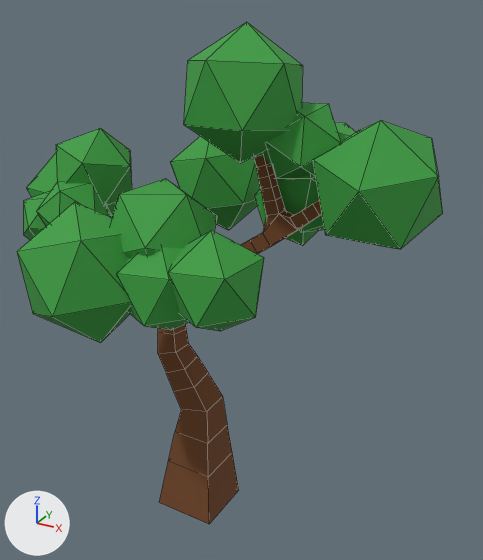
An edit to the FBX model Assets/Models/tree1-1.fbx, drawn before and after from the same camera.
Before and after are seen from a 50 mm lens placed at (1.2, -1.81, 1.91), pointed at (-0.16, 0.65, 0.68). The lights are fixed; the arrows at lower left show +X, +Y and +Z. Mesh edges are drawn as thin lines. Where no turn or scale is listed for an object, it has been applied to the vertices.
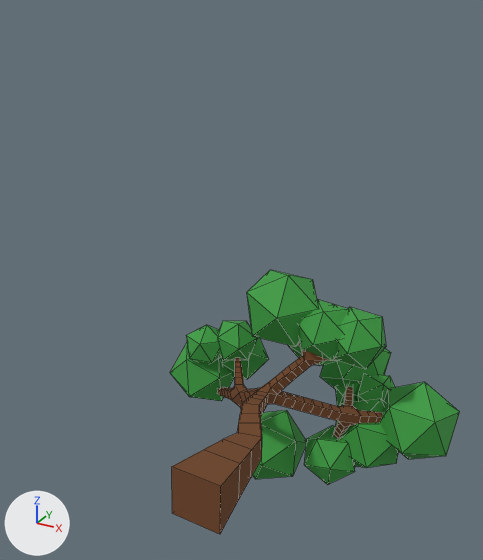
The edits, one by one:
me_cube_001 has 378 vertices, 384 faces and spans x -0.59..0.53, y -0.02..1.65, z -0.49..0.32.
me_cube_001 is used by ob_cube; location (0.0, 0.0, 0.0); rotation (1.571, 0.0, 0.0), in degrees (90, 0, 0).
me_cube_001 part 1: a new loose piece, an icosphere of 20 faces spanning x 0.12..0.41, y 0.95..1.28, z 0.13..0.41, in mat_green1 (green #399c3f).
me_cube_001 part 2: a new loose piece, an icosphere of 20 faces spanning x -0.37..0.06, y 0.88..1.3, z 0.14..0.57, in mat_green1 (green #399c3f).
me_cube_001 part 3: a new loose piece, an icosphere of 20 faces spanning x -0.6..-0.35, y 1.04..1.26, z -0.08..0.17, in mat_green1 (green #399c3f).
me_cube_001 part 4: a new loose piece, an icosphere of 20 faces spanning x -0.85..-0.5, y 0.94..1.33, z -0.4..-0.02, in mat_green1 (green #399c3f).
me_cube_001 part 5: a new loose piece, an icosphere of 20 faces spanning x -0.42..-0.05, y 0.94..1.38, z -0.81..-0.4, in mat_green1 (green #399c3f).
me_cube_001 part 6: a new loose piece, an icosphere of 20 faces spanning x 0.0..0.31, y 0.97..1.27, z -0.64..-0.38, in mat_green1 (green #399c3f).
me_cube_001 part 7: a new loose piece, an icosphere of 20 faces spanning x -0.09..0.31, y 1.36..1.81, z -0.37..0.01, in mat_green1 (green #399c3f).
me_cube_001 part 8: a new loose piece, an icosphere of 20 faces spanning x 0.36..0.77, y 1.09..1.54, z -0.49..-0.03, in mat_green1 (green #399c3f).
me_cube_001 part 9: a new loose piece, an icosphere of 20 faces spanning x -0.05..0.24, y 0.92..1.25, z 0.15..0.43, in mat_green1 (green #399c3f).
me_cube_001 part 10: a new loose piece, an icosphere of 20 faces spanning x -0.17..0.21, y 1.04..1.35, z 0.02..0.37, in mat_green1 (green #399c3f).
me_cube_001 part 11: a new loose piece, an icosphere of 20 faces spanning x -0.66..-0.33, y 1.1..1.43, z -0.26..0.04, in mat_green1 (green #399c3f).
me_cube_001 part 12: a new loose piece, an icosphere of 20 faces spanning x -0.74..-0.51, y 0.97..1.19, z -0.13..0.13, in mat_green1 (green #399c3f).
me_cube_001 part 13: a new loose piece, an icosphere of 20 faces spanning x 0.12..0.51, y 1.08..1.48, z -0.62..-0.19, in mat_green1 (green #399c3f).
me_cube_001 part 14: a new loose piece, an icosphere of 20 faces spanning x 0.14..0.44, y 1.31..1.56, z -0.39..-0.13, in mat_green1 (green #399c3f).
me_cube_001 part 15: a new loose piece, an icosphere of 20 faces spanning x 0.05..0.3, y 1.32..1.55, z -0.43..-0.17, in mat_green1 (green #399c3f).
me_cube_001 now uses material mat_green1 (green #399c3f).
Object 'Icosphere.002' (ob_icosphere_002) is deleted.
Object 'Icosphere.012' (ob_icosphere_012) is deleted.
Object 'Icosphere.009' (ob_icosphere_009) is deleted.
Object 'Icosphere.004' (ob_icosphere_004) is deleted.
Object 'Icosphere.011' (ob_icosphere_011) is deleted.
Object 'Icosphere.013' (ob_icosphere_013) is deleted.
Object 'Icosphere.003' (ob_icosphere_003) is deleted.
Object 'Icosphere.005' (ob_icosphere_005) is deleted.
Object 'Icosphere.008' (ob_icosphere_008) is deleted.
Object 'Cube' (ob_cube) turns from (90, 0, 0) to (0, 0, 0) degrees about x, y and z.
Object 'Icosphere' (ob_icosphere) is deleted.
Object 'Icosphere.001' (ob_icosphere_001) is deleted.
Object 'Icosphere.007' (ob_icosphere_007) is deleted.
Object 'Icosphere.014' (ob_icosphere_014) is deleted.
Object 'Icosphere.010' (ob_icosphere_010) is deleted.
Object 'Icosphere.006' (ob_icosphere_006) is deleted.

Pixel boxes (x1, y1, x2, y2) of what changed, in the pictures (483 x 560 px):
'Cube', reshaped, turned
    before: (158, 156, 322, 524)
    after: (170, 270, 460, 534)
'Icosphere.007', deleted (green)
    before: (313, 120, 443, 249)
'Icosphere.006', deleted (green)
    before: (184, 22, 303, 163)
'Icosphere.001', deleted (green)
    before: (17, 202, 130, 343)
'Icosphere', deleted (green)
    before: (168, 230, 264, 331)
'Icosphere.009', deleted (green)
    before: (111, 178, 217, 259)
'Icosphere.004', deleted (green)
    before: (171, 136, 261, 230)
'Icosphere.010', deleted (green)
    before: (56, 128, 132, 205)
'Icosphere.008', deleted (green)
    before: (117, 247, 189, 330)
'Icosphere.013', deleted (green)
    before: (265, 103, 341, 179)
'Icosphere.012', deleted (green)
    before: (276, 123, 355, 233)
'Icosphere.002', deleted (green)
    before: (36, 181, 112, 226)
'Icosphere.003', deleted (green)
    before: (26, 153, 117, 218)
'Icosphere.011', deleted (green)
    before: (23, 191, 51, 240)
'Icosphere.005', deleted (green)
    before: (254, 189, 317, 246)
'Icosphere.014', deleted
    before: (252, 149, 272, 166)
part 1 of me_cube_001, added (green)
    after: (335, 307, 386, 369)
part 2 of me_cube_001, added (green)
    after: (247, 270, 318, 347)
part 3 of me_cube_001, added (green)
    after: (216, 321, 257, 360)
part 4 of me_cube_001, added (green)
    after: (170, 343, 234, 401)
part 5 of me_cube_001, added (green)
    after: (253, 410, 307, 479)
part 6 of me_cube_001, added (green)
    after: (304, 426, 355, 485)
part 7 of me_cube_001, added (green)
    after: (320, 348, 391, 389)
part 8 of me_cube_001, added (green)
    after: (380, 382, 460, 459)
part 9 of me_cube_001, added (green)
    after: (299, 299, 349, 361)
part 10 of me_cube_001, added
    after: (288, 344, 338, 366)
part 11 of me_cube_001, added (green)
    after: (221, 337, 269, 379)
part 12 of me_cube_001, added (green)
    after: (186, 325, 221, 364)
part 13 of me_cube_001, added (green)
    after: (334, 399, 399, 468)
part 14 of me_cube_001, added (green)
    after: (355, 374, 395, 402)
part 15 of me_cube_001, added
    after: (335, 383, 359, 407)
